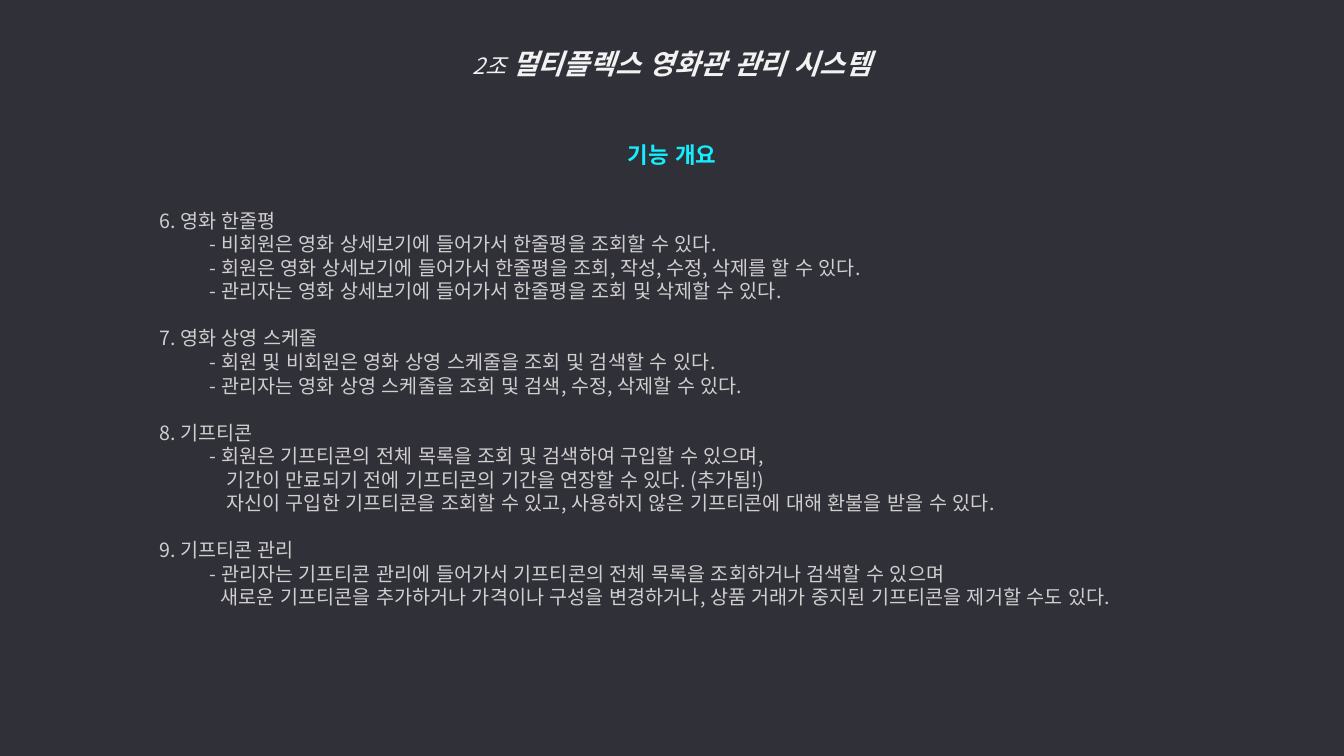
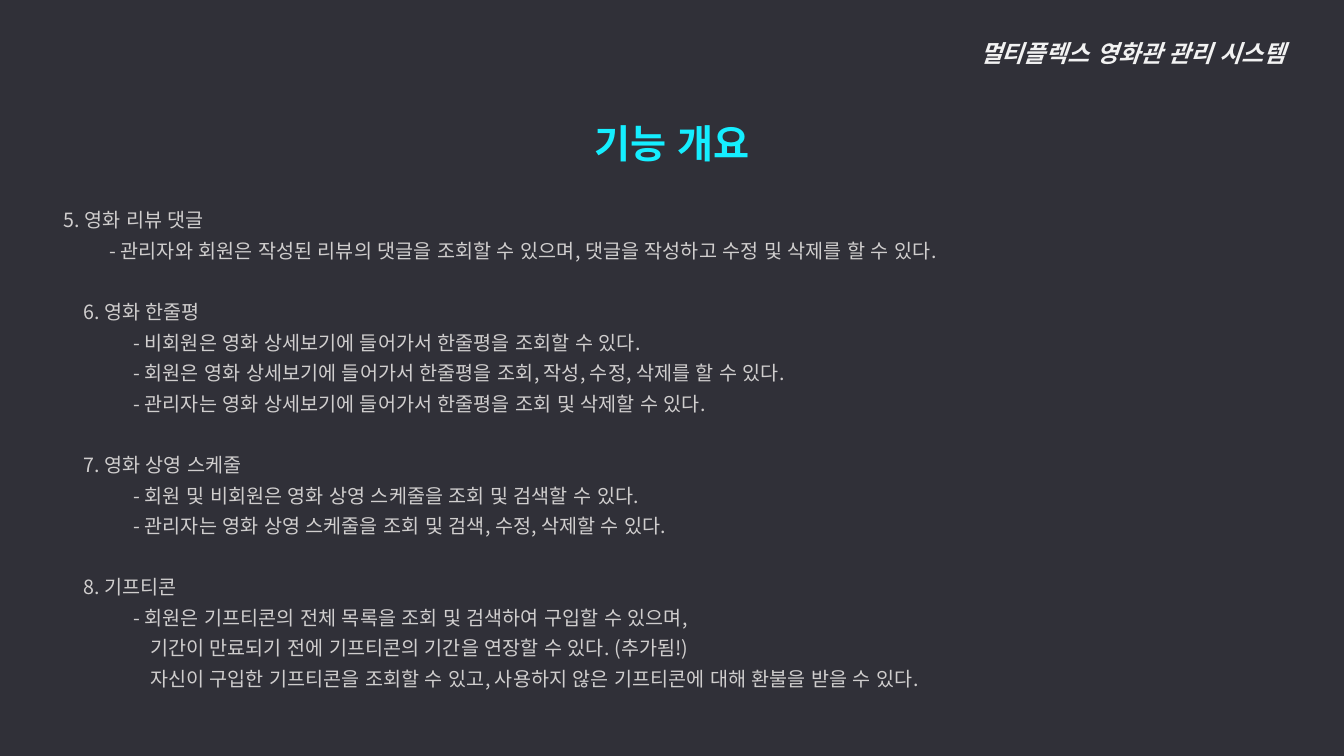
Before and after one commit to ywc-412/MultiplexTeamProject, a slide deck: slide 5 of 2조 시스템개요, 요구사항 정의.pptx (slide 4 before the commit). Drawn at 1344x756 pixels with LibreOffice and Linux fonts; fonts in the diff are those of the drawing. Boxes give left, top, right and bottom in pixels: in the first picture for what was removed or moved away, otherwise in the second. Text is boxed around its words. In the diff, an @@ line names an element or a change of style, - is before the commit and + after.

Commit message:
요구사항정의 추가

```diff
--- a/2조 시스템개요, 요구사항 정의.pptx
+++ b/2조 시스템개요, 요구사항 정의.pptx
@@ text at (980, 42, 1285, 64): text changed; size 20 to 17 pt @@
-2조 멀티플렉스 영화관 관리 시스템
+멀티플렉스 영화관 관리 시스템
@@ text added at (595, 125, 749, 162), 28 pt, text #15EEFF, bold @@
+기능 개요
@@ text "5. 영화 리뷰 댓글": place and size @@
-text "5. 영화 리뷰 댓글" at (159, 144, 1110, 608)
+text "5. 영화 리뷰 댓글" at (64, 211, 936, 690)
@@ text at (64, 211, 936, 262): text changed; size 16 to 14 pt; text colour #15EEFF to #D0CECE; bold off @@
-기능 개요
+5. 영화 리뷰 댓글
+  - 관리자와 회원은 작성된 리뷰의 댓글을 조회할 수 있으며, 댓글을 작성하고 수정 및 삭제를 할 수 있다.
@@ text at (83, 303, 918, 690): list level 3 to 2 in "6. 영화 한줄평"; line spacing 1 to 1.3; list level 4 to 3 in "- 비회원은 영화 상세보기에 들어가서 ..."; list level 4 to 3 in "- 회원은 영화 상세보기에 들어가서 ..."; list level 4 to 3 in "- 관리자는 영화 상세보기에 들어가서 ..."; list level 3 to 2 in "7. 영화 상영 스케줄"; list level 4 to 3 in "- 회원 및 비회원은 영화 ..."; list level 4 to 3 in "- 관리자는 영화 상영 스케줄을 ..."; list level 3 to 2 in "8. 기프티콘"; list level 4 to 3 in "- 회원은 기프티콘의 전체 목록을 ..."; list level 4 to 3 in "기간이 만료되기 전에 기프티콘의 기간을 ..."; list level 4 to 3 in "자신이 구입한 기프티콘을 조회할 수 ..." @@
@@ text at (159, 541, 1110, 608): paragraphs removed @@
-    9. 기프티콘 관리
-      - 관리자는 기프티콘 관리에 들어가서 기프티콘의 전체 목록을 조회하거나 검색할 수 있으며
-      새로운 기프티콘을 추가하거나 가격이나 구성을 변경하거나, 상품 거래가 중지된 기프티콘을 제거할 수도 있다.
```
Also in this commit, not shown: 5 other slides changed, 11 slides added, 1 other file.
